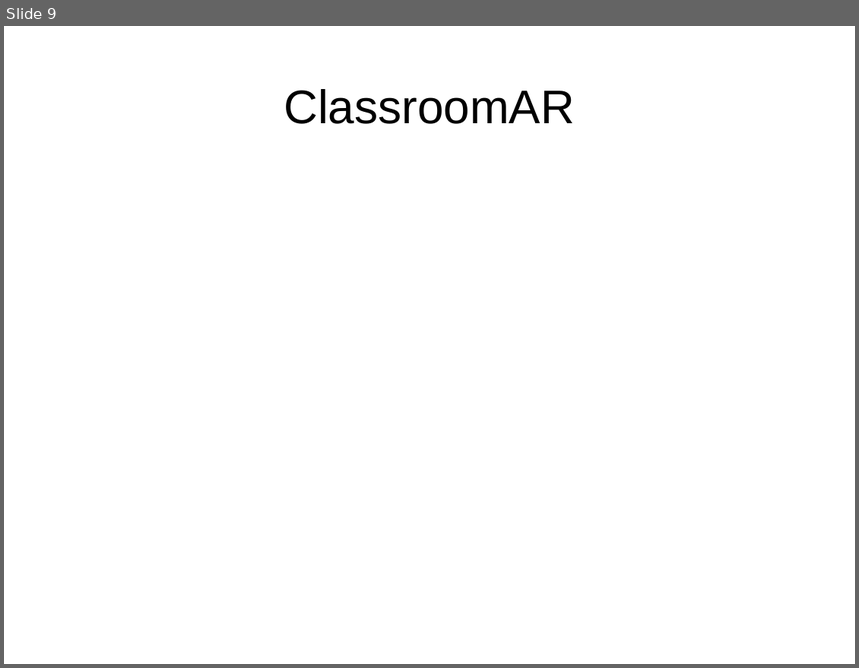
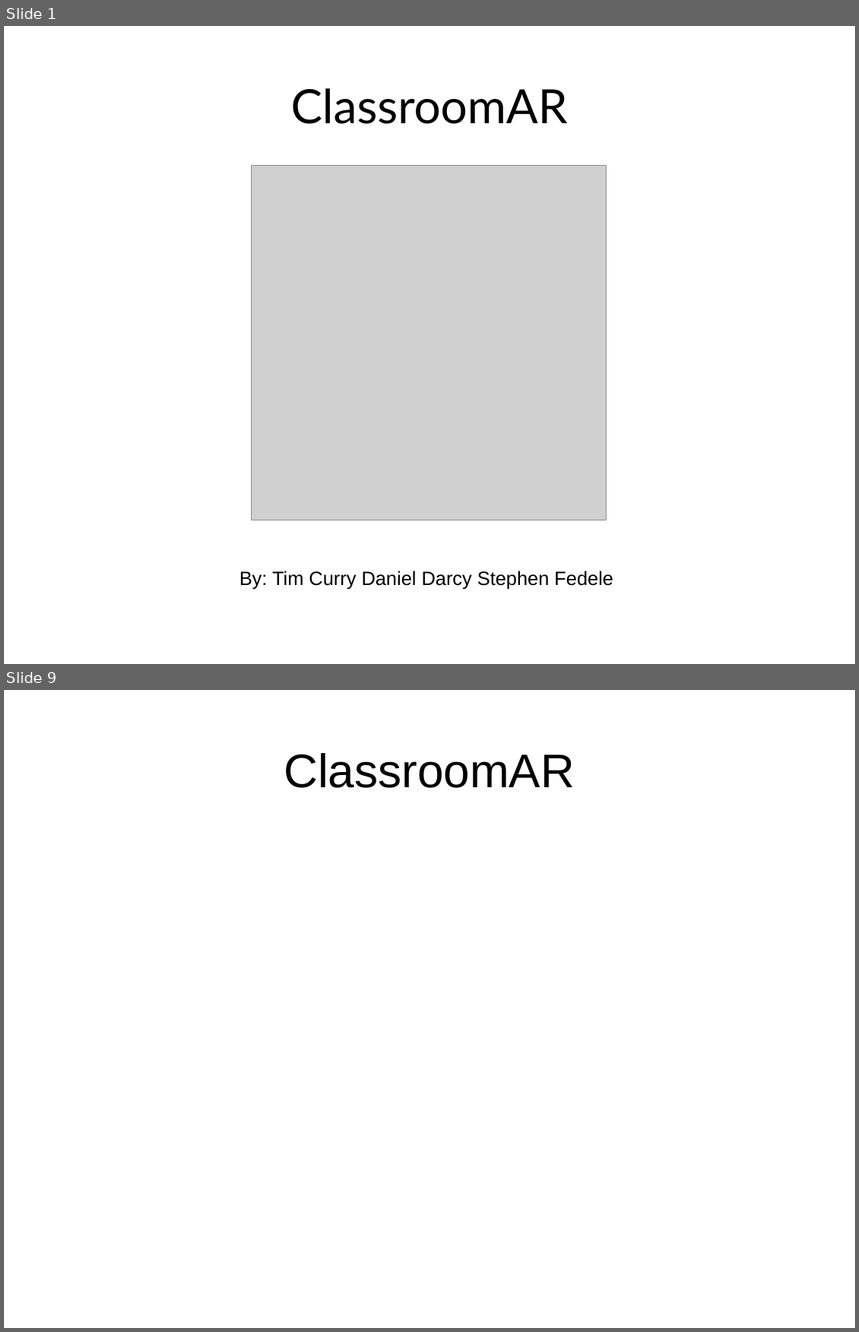
Before and after one commit to strangeprogrammer/ace, a slide deck: powerpoint/demo_presentation.odp. Shown one above the other, each under a label of ours: slide 9 before the commit, slides 1 and 9 after it; the slides between them are not shown. The pictures are 859x668 and 859x1332 pixels, drawn with LibreOffice and Linux fonts; fonts in the diff are those of the drawing; grey boxes stand for pictures. Boxes give left, top, right and bottom in pixels: in the first picture for what was removed or moved away, otherwise in the second. Text is boxed around its words. In the diff, an @@ line names an element or a change of style, - is before the commit and + after.

```diff
--- a/powerpoint/demo_presentation.odp
+++ b/powerpoint/demo_presentation.odp
@@ slide 1 added at [4, 26, 855, 664], background #FFFFFF @@
@@ title added at [291, 88, 568, 124], 44 pt, text #000000 @@
+ClassroomAR
@@ picture added at [251, 166, 607, 520] @@
@@ text added at [240, 571, 614, 590], 18 pt, text #000000 @@
+By: Tim Curry Daniel Darcy Stephen Fedele
```
Also in this commit, not shown: 1 slide changed, 1 other slide added, 2 slides removed, 4 other files.
